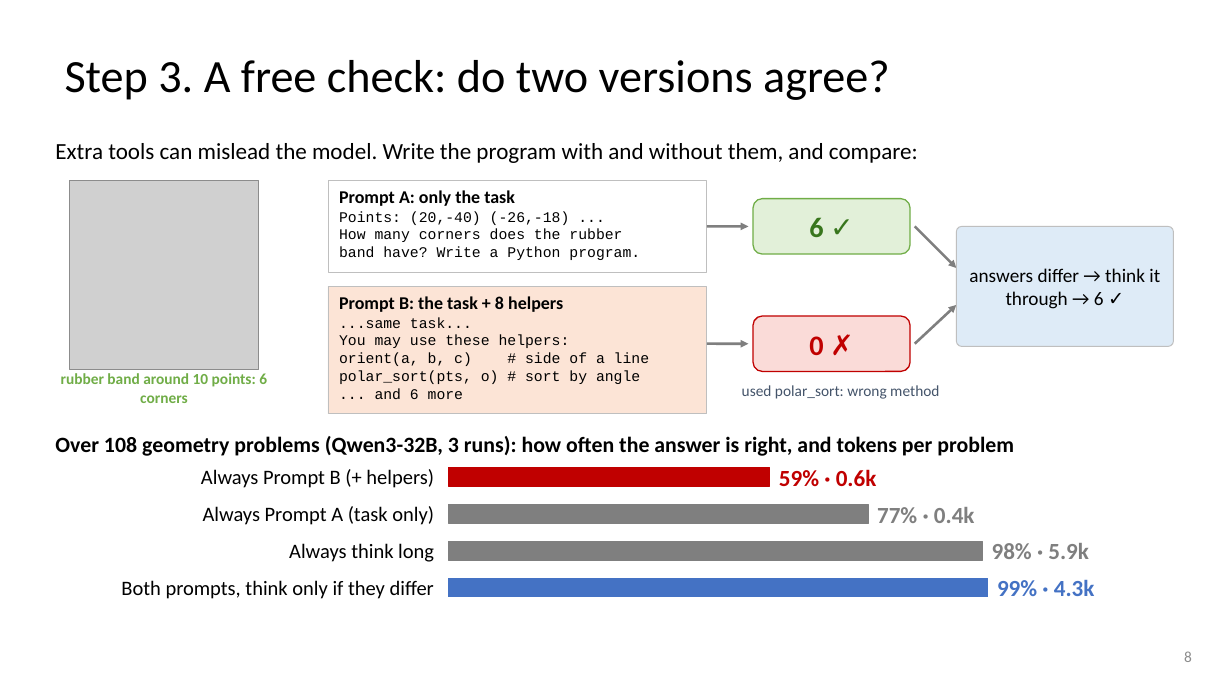
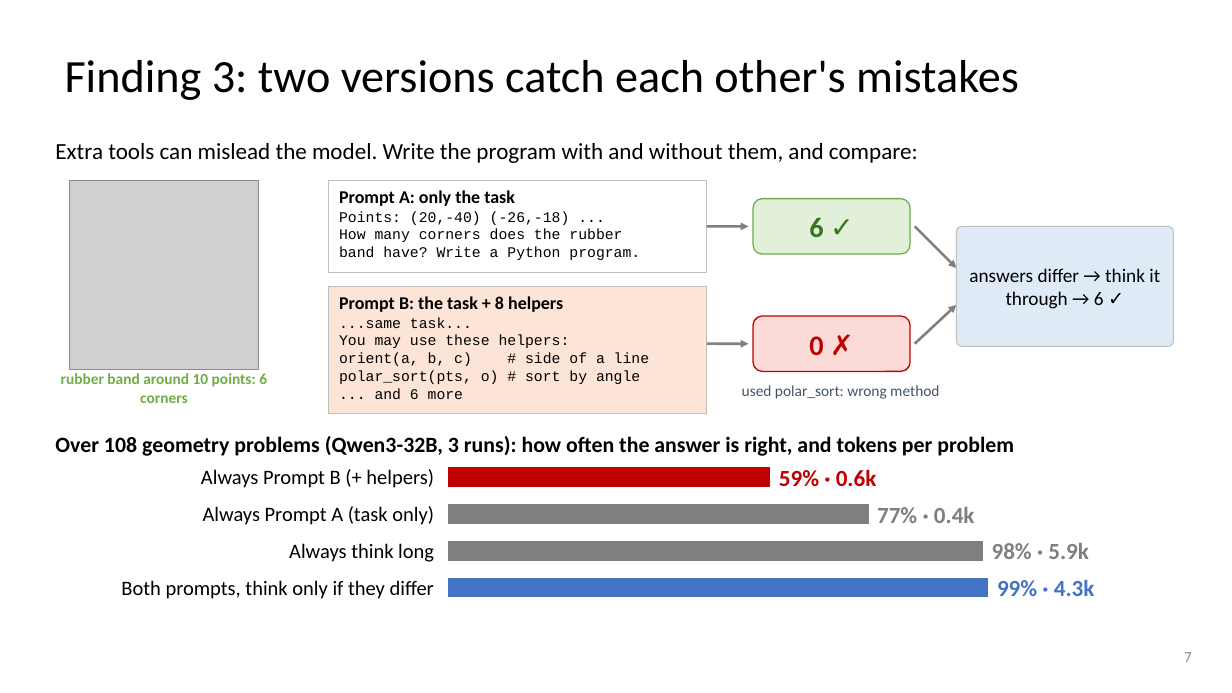
Before and after one commit to dlwns147/CSED490E_Project_Team5, a slide deck: slide 7 of PROPOSAL_slides.pptx (slide 8 before the commit). Drawn at 1232x693 pixels with LibreOffice and Linux fonts; fonts in the diff are those of the drawing; grey boxes stand for pictures. Boxes give left, top, right and bottom in pixels: in the first picture for what was removed or moved away, otherwise in the second. Text is boxed around its words. In the diff, an @@ line names an element or a change of style, - is before the commit and + after.

```diff
--- a/PROPOSAL_slides.pptx
+++ b/PROPOSAL_slides.pptx
@@ title at (65, 60, 1019, 100): text changed @@
-Step 3. A free check: do two versions agree?
+Finding 3: two versions catch each other's mistakes
@@ page number at (1184, 652, 1192, 662): text changed @@
-8
+7
```
Also in this commit, not shown: 6 other slides changed, 2 other files.
